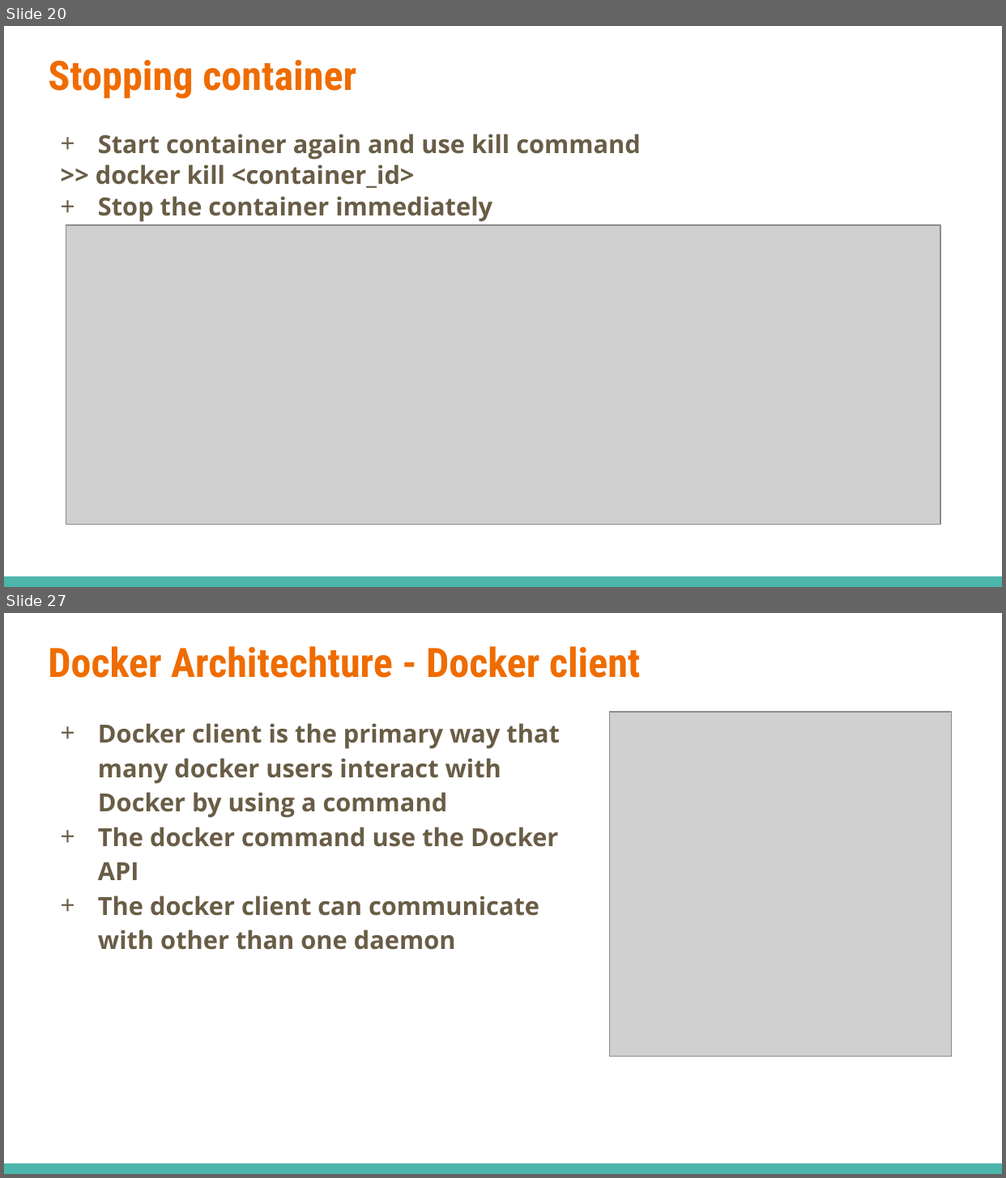
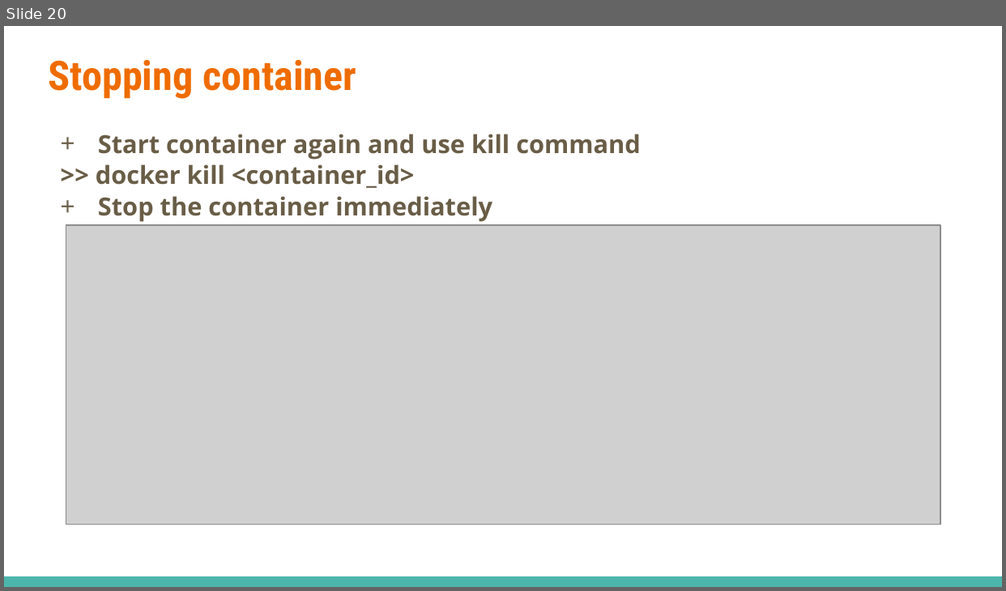
Before and after one commit to dinhhung09138/Learning-Example, a slide deck: Docker - 02 - Manipulating Containers.pptx. Shown one above the other, each under a label of ours: slides 20 and 27 before the commit, slide 20 after it; the slides between them are not shown. The pictures are 1006x1178 and 1006x591 pixels, drawn with LibreOffice and Linux fonts; fonts in the diff are those of the drawing; grey boxes stand for pictures. Boxes give left, top, right and bottom in pixels: in the first picture for what was removed or moved away, otherwise in the second. Text is boxed around its words. In the diff, an @@ line names an element or a change of style, - is before the commit and + after.

```diff
--- a/Docker - 02 - Manipulating Containers.pptx
+++ b/Docker - 02 - Manipulating Containers.pptx
@@ slide 27 removed at box(4, 613, 1002, 1174), background #FFFFFF; not listed: 1 template element that a slide beside it also shows @@
@@ title removed at box(48, 646, 640, 678) @@
-Docker Architechture - Docker client
@@ text removed at box(98, 723, 560, 950) @@
-+ Docker client is the primary way that many docker users interact with Docker by using a command
-+ The docker command use the Docker API
-+ The docker client can communicate with other than one daemon
@@ picture removed at box(610, 712, 952, 1057) @@
```
Also in this commit, not shown: 9 slides added, 21 other slides removed, 15 other files.
